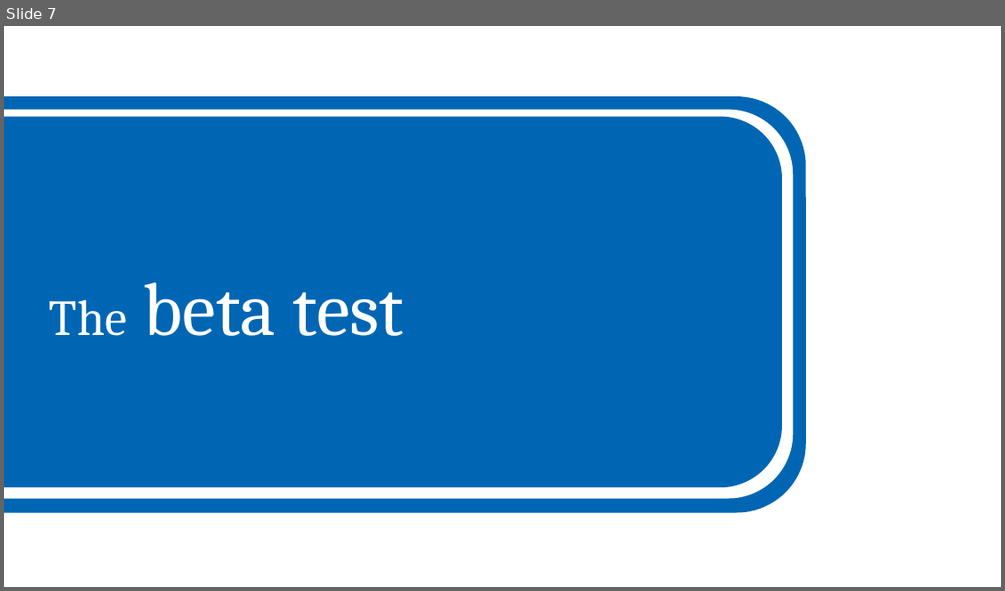
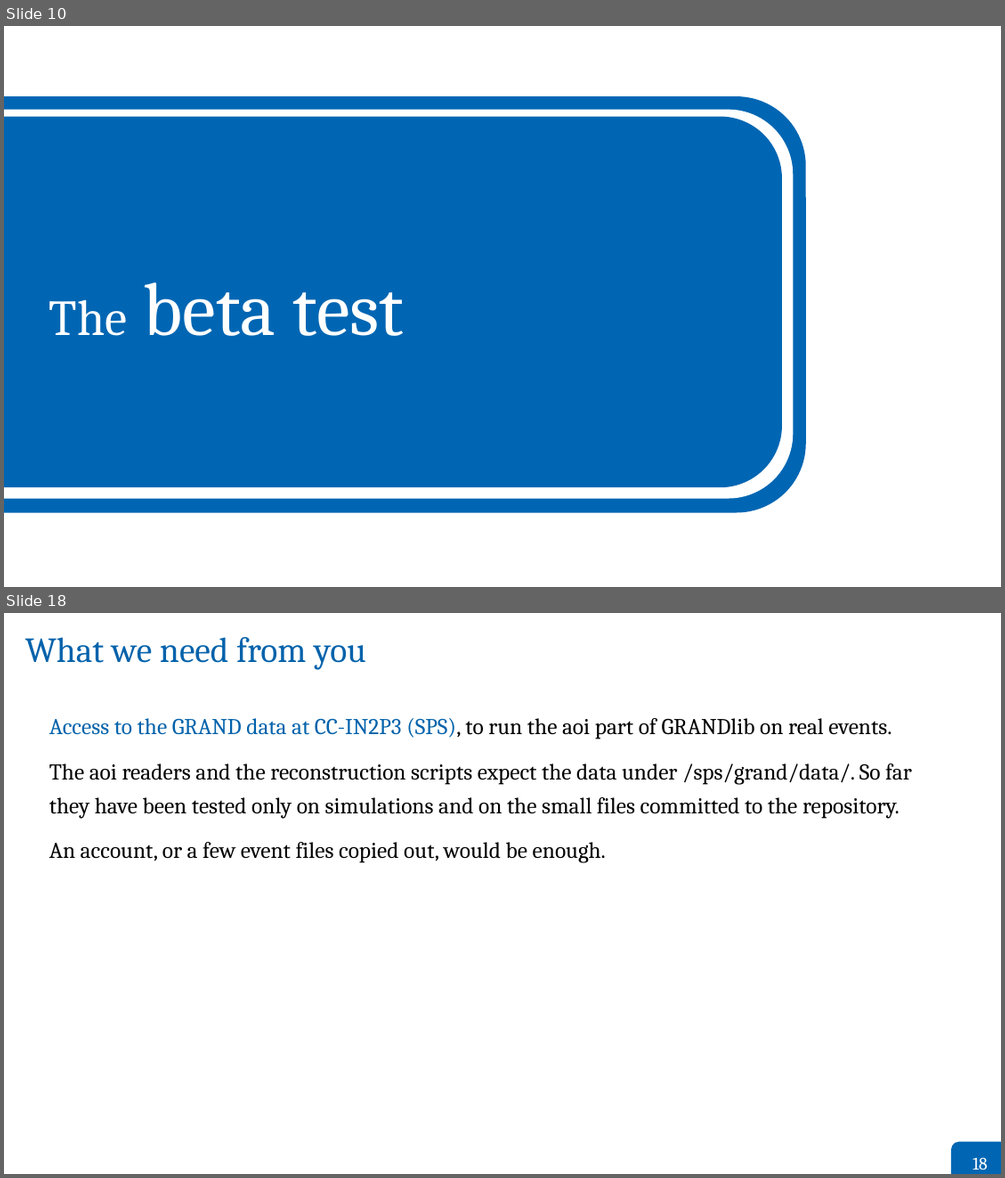
Before and after one commit to grand-mother/grand, a slide deck: resources/dev/dev-next/presentations/2026-10-01-GRAND_Weekly_Meeting/2026-10-01-Bustamante-GRAND_Weekly_Meeting.odp. Shown one above the other, each under a label of ours: slide 7 before the commit, slides 10 and 18 after it; the slides between them are not shown. The pictures are 1005x591 and 1005x1178 pixels, drawn with LibreOffice and Linux fonts; fonts in the diff are those of the drawing. Boxes give left, top, right and bottom in pixels: in the first picture for what was removed or moved away, otherwise in the second. Text is boxed around its words. In the diff, an @@ line names an element or a change of style, - is before the commit and + after.

```diff
--- a/resources/dev/dev-next/presentations/2026-10-01-GRAND_Weekly_Meeting/2026-10-01-Bustamante-GRAND_Weekly_Meeting.odp
+++ b/resources/dev/dev-next/presentations/2026-10-01-GRAND_Weekly_Meeting/2026-10-01-Bustamante-GRAND_Weekly_Meeting.odp
@@ slide 18 added at (4,613,1001,1174), background #FFFFFF @@
@@ title added at (25,637,366,670), 28 pt, text #0262AB @@
+What we need from you
@@ text added at (49,718,912,863), 18 pt, text #000000 @@
+Access to the GRAND data at CC-IN2P3 (SPS), to run the aoi part of GRANDlib on real events.
+The aoi readers and the reconstruction scripts expect the data under /sps/grand/data/. So far they have been tested only on simulations and on the small files committed to the repository.
+An account, or a few event files copied out, would be enough.
@@ rounded rectangle added at (951,1142,1001,1174), fill #0066B3 @@
@@ text added at (972,1157,987,1169), 14 pt, text #FFFFFF @@
+18
@@ what was slide 7 is now slide 10 @@
```
Also in this commit, not shown: 7 slides changed, 8 other slides added, 4 slides removed, 9 other files.
